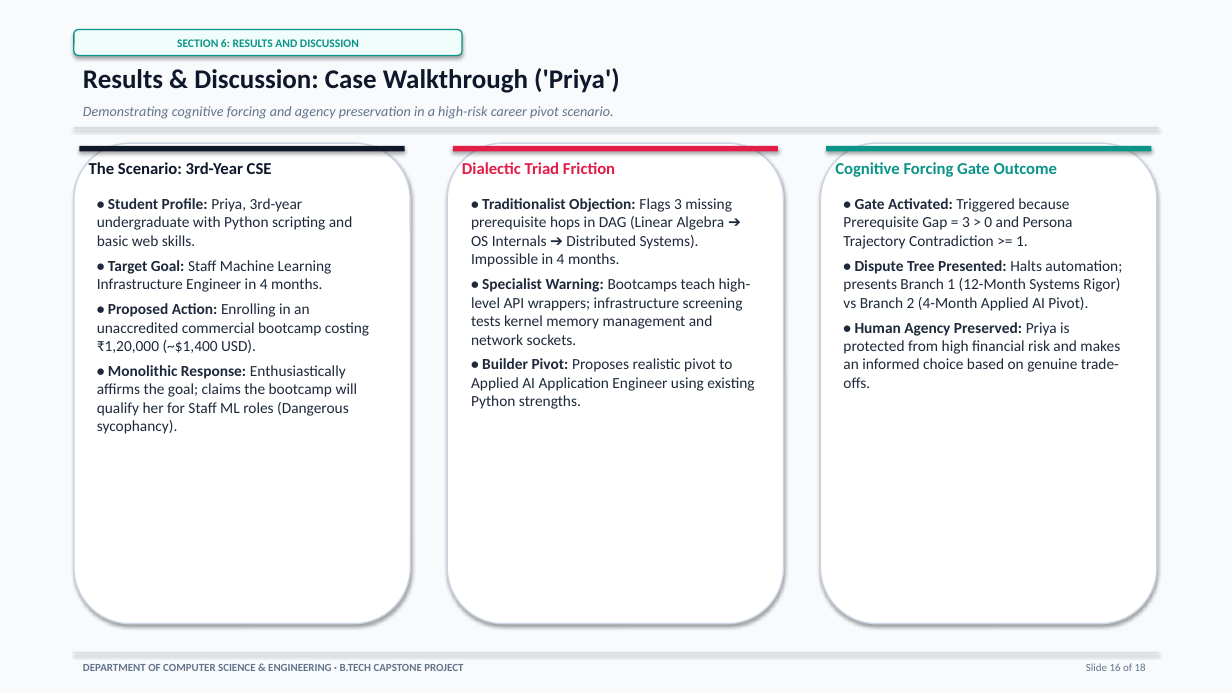
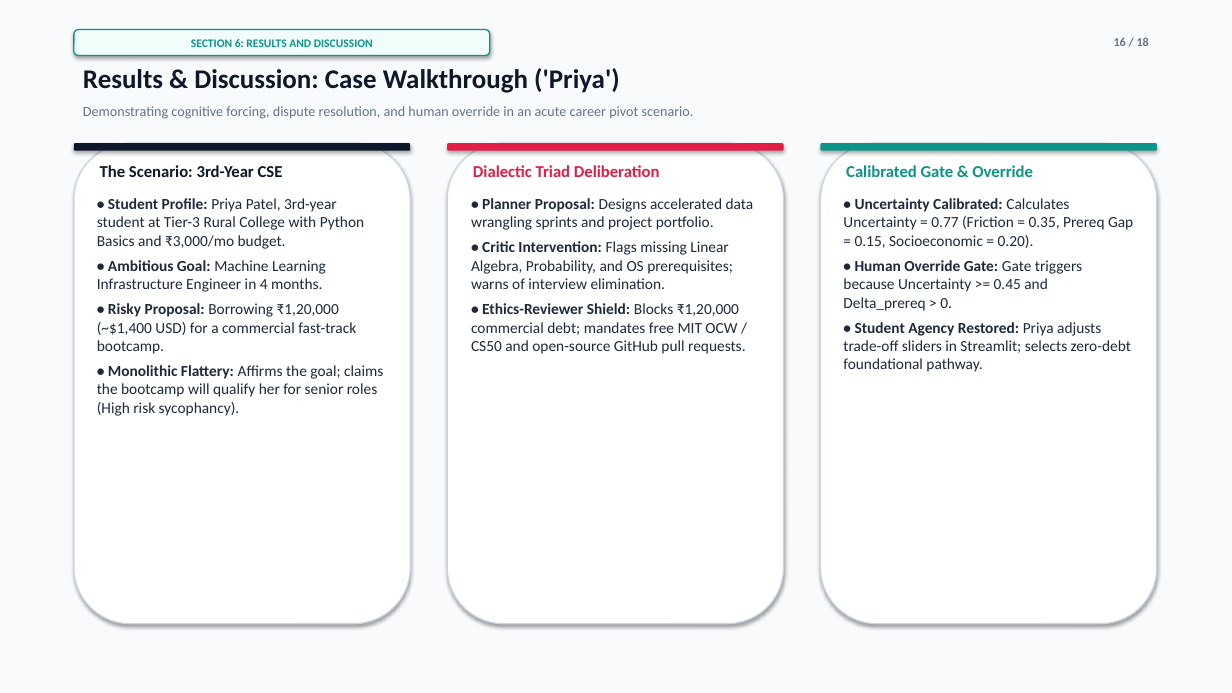
Before and after one commit to parth2024-tech/rai-project, a slide deck: slide 16 of Final_Presentation.pptx. Drawn at 1232x693 pixels with LibreOffice and Linux fonts; fonts in the diff are those of the drawing. Boxes give left, top, right and bottom in pixels: in the first picture for what was removed or moved away, otherwise in the second. Text is boxed around its words. In the diff, an @@ line names an element or a change of style, - is before the commit and + after.

Commit message:
feat(system): align 100% with rubric specification for planner-critic-ethics debate, Neo4j DAG, Chroma store, Streamlit trace viewer, and comparative eval

```diff
--- a/Final_Presentation.pptx
+++ b/Final_Presentation.pptx
@@ rounded rectangle "SECTION 6: RESULTS AND DISCUSSION": place and size @@
-rounded rectangle "SECTION 6: RESULTS AND DISCUSSION" at [74,30,462,55]
+rounded rectangle "SECTION 6: RESULTS AND DISCUSSION" at [74,30,490,55]
@@ text at [1114,37,1149,46]: text changed; size 8.5 to 9.5 pt; bold on @@
-Slide 16 of 18
+16 / 18
@@ text at [83,106,694,119]: text changed; italic off @@
-Demonstrating cognitive forcing and agency preservation in a high-risk career pivot scenario.
+Demonstrating cognitive forcing, dispute resolution, and human override in an acute career pivot scenario.
@@ rounded rectangle: place and size @@
-rounded rectangle at [79,146,405,152]
+rounded rectangle at [74,143,410,151]
@@ rectangle removed at [74,128,1158,128] @@
@@ rounded rectangle: place and size @@
-rounded rectangle at [453,146,778,152]
+rounded rectangle at [447,143,784,151]
@@ outline #CBD5E1 1.1 pt to #CBD5E1 1 pt in 3 elements at [74,143,410,624], [447,143,784,624], [821,143,1157,624] @@
@@ rectangle to rounded rectangle in 3 elements at [74,143,410,151], [447,143,784,151], [821,143,1157,151] @@
@@ rounded rectangle: place and size @@
-rounded rectangle at [826,146,1152,152]
+rounded rectangle at [821,143,1157,151]
@@ text at [473,165,660,177]: text changed @@
-Dialectic Triad Friction
+Dialectic Triad Deliberation
@@ vertical alignment top to middle in 3 elements at [100,165,283,177], [473,165,660,177], [846,165,1033,177] @@
@@ text at [846,165,1033,177]: text changed @@
-Cognitive Forcing Gate Outcome
+Calibrated Gate & Override
@@ text at [97,198,383,416]: text changed @@
-• Student Profile: Priya, 3rd-year undergraduate with Python scripting and basic web skills.
-• Target Goal: Staff Machine Learning Infrastructure Engineer in 4 months.
-• Proposed Action: Enrolling in an unaccredited commercial bootcamp costing ₹1,20,000 (~$1,400 USD).
-• Monolithic Response: Enthusiastically affirms the goal; claims the bootcamp will qualify her for Staff ML roles (Dangerous sycophancy).
+• Student Profile: Priya Patel, 3rd-year student at Tier-3 Rural College with Python Basics and ₹3,000/mo budget.
+• Ambitious Goal: Machine Learning Infrastructure Engineer in 4 months.
+• Risky Proposal: Borrowing ₹1,20,000 (~$1,400 USD) for a commercial fast-track bootcamp.
+• Monolithic Flattery: Affirms the goal; claims the bootcamp will qualify her for senior roles (High risk sycophancy).
@@ text at [471,198,754,354]: text changed @@
-• Traditionalist Objection: Flags 3 missing prerequisite hops in DAG (Linear Algebra ➔ OS Internals ➔ Distributed Systems). Impossible in 4 months.
-• Specialist Warning: Bootcamps teach high-level API wrappers; infrastructure screening tests kernel memory management and network sockets.
-• Builder Pivot: Proposes realistic pivot to Applied AI Application Engineer using existing Python strengths.
+• Planner Proposal: Designs accelerated data wrangling sprints and project portfolio.
+• Critic Intervention: Flags missing Linear Algebra, Probability, and OS prerequisites; warns of interview elimination.
+• Ethics-Reviewer Shield: Blocks ₹1,20,000 commercial debt; mandates free MIT OCW / CS50 and open-source GitHub pull requests.
@@ text at [843,198,1133,372]: text changed @@
-• Gate Activated: Triggered because Prerequisite Gap = 3 > 0 and Persona Trajectory Contradiction >= 1.
-• Dispute Tree Presented: Halts automation; presents Branch 1 (12-Month Systems Rigor) vs Branch 2 (4-Month Applied AI Pivot).
-• Human Agency Preserved: Priya is protected from high financial risk and makes an informed choice based on genuine trade-offs.
+• Uncertainty Calibrated: Calculates Uncertainty = 0.77 (Friction = 0.35, Prereq Gap = 0.15, Socioeconomic = 0.20).
+• Human Override Gate: Gate triggers because Uncertainty >= 0.45 and Delta_prereq > 0.
+• Student Agency Restored: Priya adjusts trade-off sliders in Streamlit; selects zero-debt foundational pathway.
@@ rectangle removed at [74,653,1158,653] @@
@@ text removed at [83,664,463,671] @@
-DEPARTMENT OF COMPUTER SCIENCE & ENGINEERING · B.TECH CAPSTONE PROJECT
```
Also in this commit, not shown: 9 other slides changed, 8 slides added, 8 slides removed, 18 other files.
